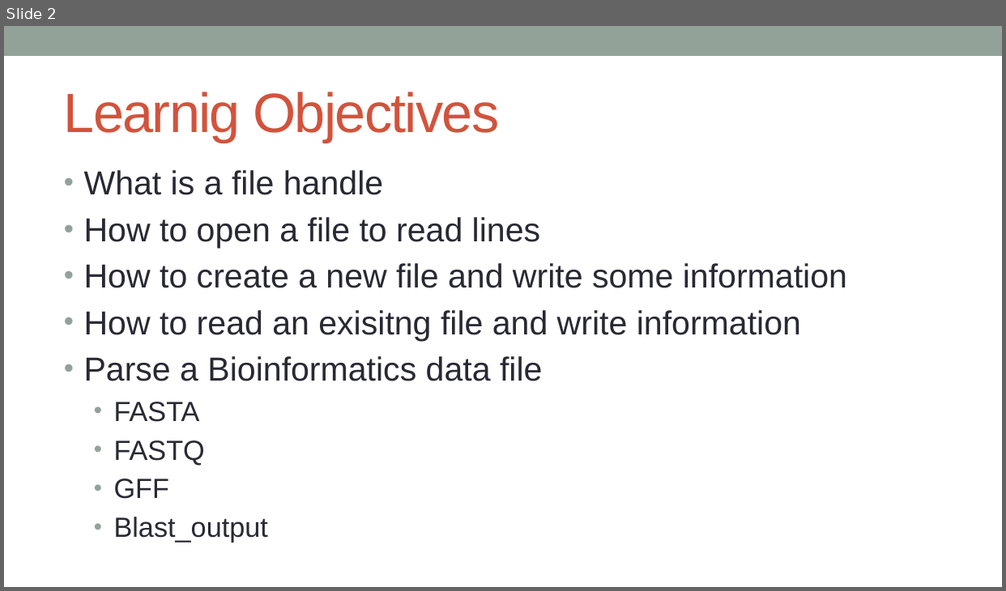
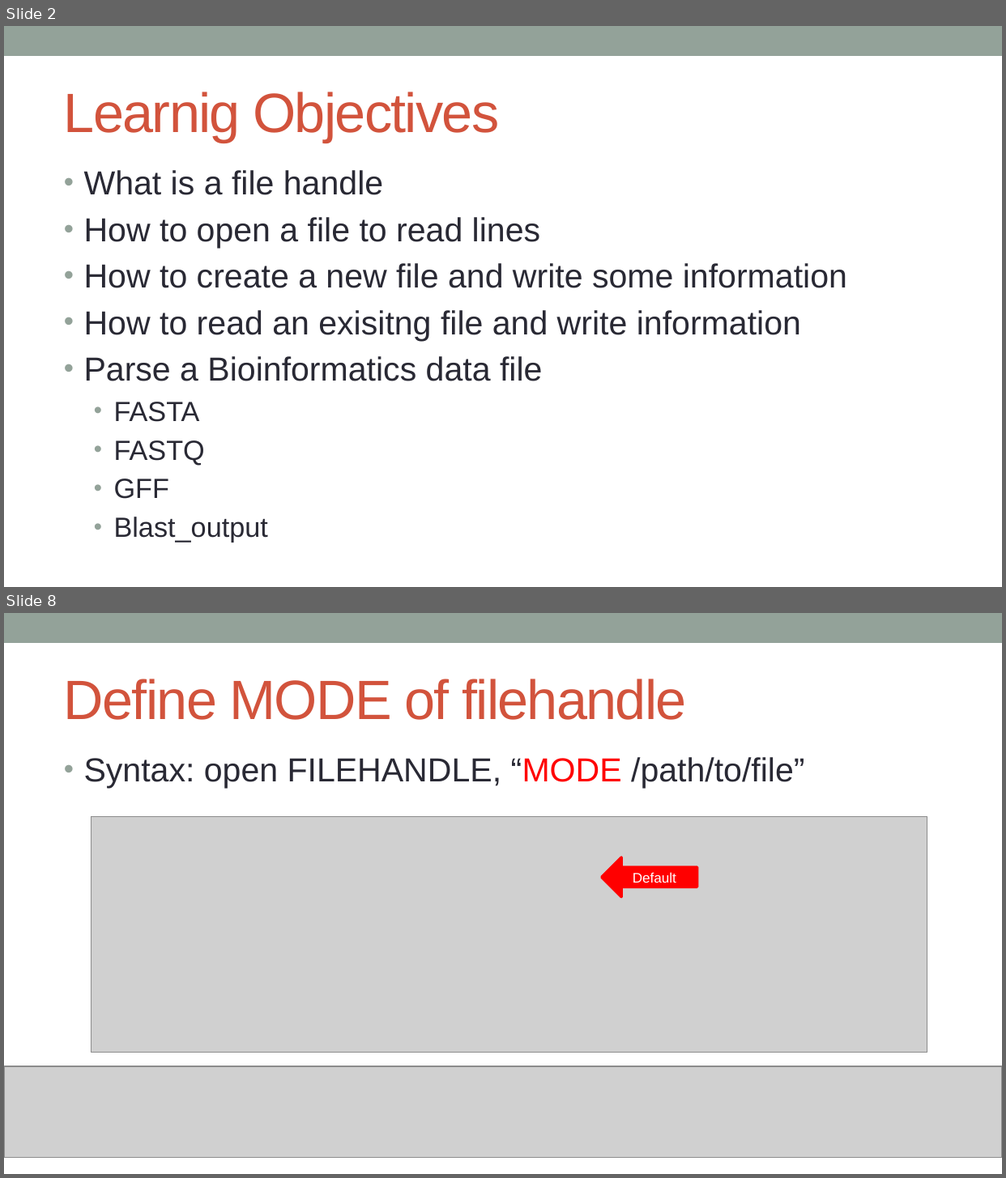
Before and after one commit to kanhu-pcr-code/bioinfo-PERL-course, a slide deck: PPTs/Perl_file_handling.pptx. Shown one above the other, each under a label of ours: slide 2 before the commit, slides 2 and 8 after it; the slides between them are not shown. The pictures are 1006x591 and 1006x1178 pixels, drawn with LibreOffice and Linux fonts; fonts in the diff are those of the drawing; grey boxes stand for pictures. Boxes give left, top, right and bottom in pixels: in the first picture for what was removed or moved away, otherwise in the second. Text is boxed around its words. In the diff, an @@ line names an element or a change of style, - is before the commit and + after.

```diff
--- a/PPTs/Perl_file_handling.pptx
+++ b/PPTs/Perl_file_handling.pptx
@@ slide 8 added at [4, 613, 1002, 1174], background #FFFFFF; not listed: 1 template element that a slide beside it also shows @@
@@ title added at [64, 679, 687, 720], 40 pt, text #D2533C @@
+Define MODE of filehandle
@@ text added at [84, 757, 804, 789], 24 pt, text #292934 @@
+• Syntax: open FILEHANDLE, “MODE /path/to/file”
@@ picture added at [91, 816, 927, 1052] @@
@@ left arrow added at [602, 858, 697, 897], fill #FF0000, outline #FF0000 2.08 pt, 10 pt, text #FFFFFF @@
+Default
@@ picture added at [4, 1067, 1002, 1158] @@
```
Also in this commit, not shown: 20 other slides added, 1 slide removed, 4 other files.
